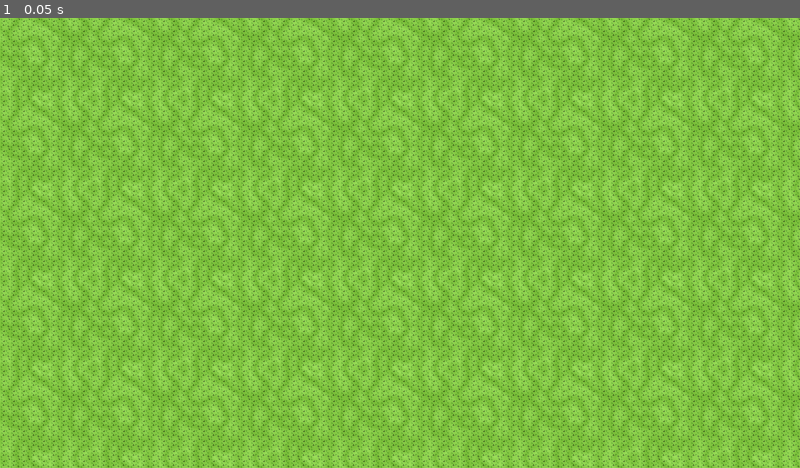
Above: before the commit, frame 1.
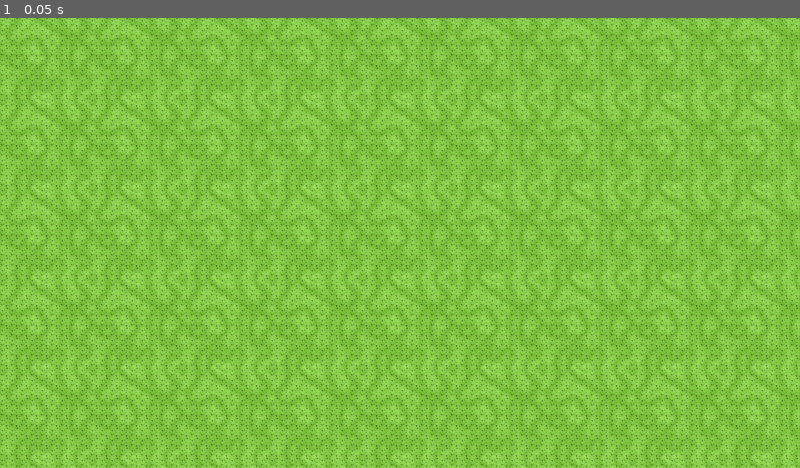
Above: after the commit, the same moment.

Repository: AtosAiresArruda/Ruina-das-Slimes
Game: Godot game, scene res://Cenas/teste_level.tscn
Same seed, same stepped clock (60 frames per second), same inputs: the game is played once before the commit and once after it. This scene is started directly instead of the project's main scene.
Inputs:
- Up to frame 1 (0.05 s): no input

The runs differ from the first frame. In frame 1, 29% of the frame differs, in the area x 0-100%, y 0-100%.

Commit message:
Revert "Merge branch 'InfiniteScroller'"
This reverts commit 6ca95dcff64ee18958b47f913bda4bedbeeb778b, reversing
changes made to 5af236339be3b5f5428a1b5a28e35ce9c167b7c2.

Diff:
--- a/Cenas/steel_ball.tscn
+++ /dev/null
@@ -1,20 +0,0 @@
-[gd_scene load_steps=4 format=3 uid="uid://ck7t6bl5i5fip"]
-
-[ext_resource type="Script" path="res://Cenas/Weapons/steel_ball.gd" id="1_lhqvw"]
-[ext_resource type="Texture2D" path="res://assets/ChatGPT Image Nov 8, 2025, 03_45_57 AM.png" id="2_bx0f0"]
-
-[sub_resource type="CircleShape2D" id="CircleShape2D_dd7ax"]
-radius = 14.0
-
-[node name="SteelBall" type="Area2D"]
-script = ExtResource("1_lhqvw")
-rotation_speed = 3.0
-damage = 10.0
-
-[node name="Sprite2D" type="Sprite2D" parent="."]
-self_modulate = Color(1, 1, 1, 0.93600005)
-scale = Vector2(0.02, 0.02)
-texture = ExtResource("2_bx0f0")
-
-[node name="CollisionShape2D" type="CollisionShape2D" parent="."]
-shape = SubResource("CircleShape2D_dd7ax")
--- a/Cenas/teste_level.tscn
+++ b/Cenas/teste_level.tscn
@@ -36,9 +36,10 @@
 
 [node name="test_level" type="Node2D"]
 
+
 [node name="Parallax2D" type="Parallax2D" parent="."]
-scroll_offset = Vector2(1280, 720)
-repeat_size = Vector2(640, 368)
+scroll_offset = Vector2(-291, 159)
+repeat_size = Vector2(640, 352)
 repeat_times = 3
 
 [node name="TileMapLayer" type="TileMapLayer" parent="Parallax2D"]
@@ -48,5 +49,7 @@
 
 [node name="ColorRect" type="ColorRect" parent="Parallax2D"]
 material = SubResource("ShaderMaterial_3mc3v")
-offset_right = 640.0
-offset_bottom = 368.0
+offset_left = 297.0
+offset_top = 191.0
+offset_right = 937.0
+offset_bottom = 543.0
Not shown: 1 places in Cenas/teste_level.tscn that only renumber resources
